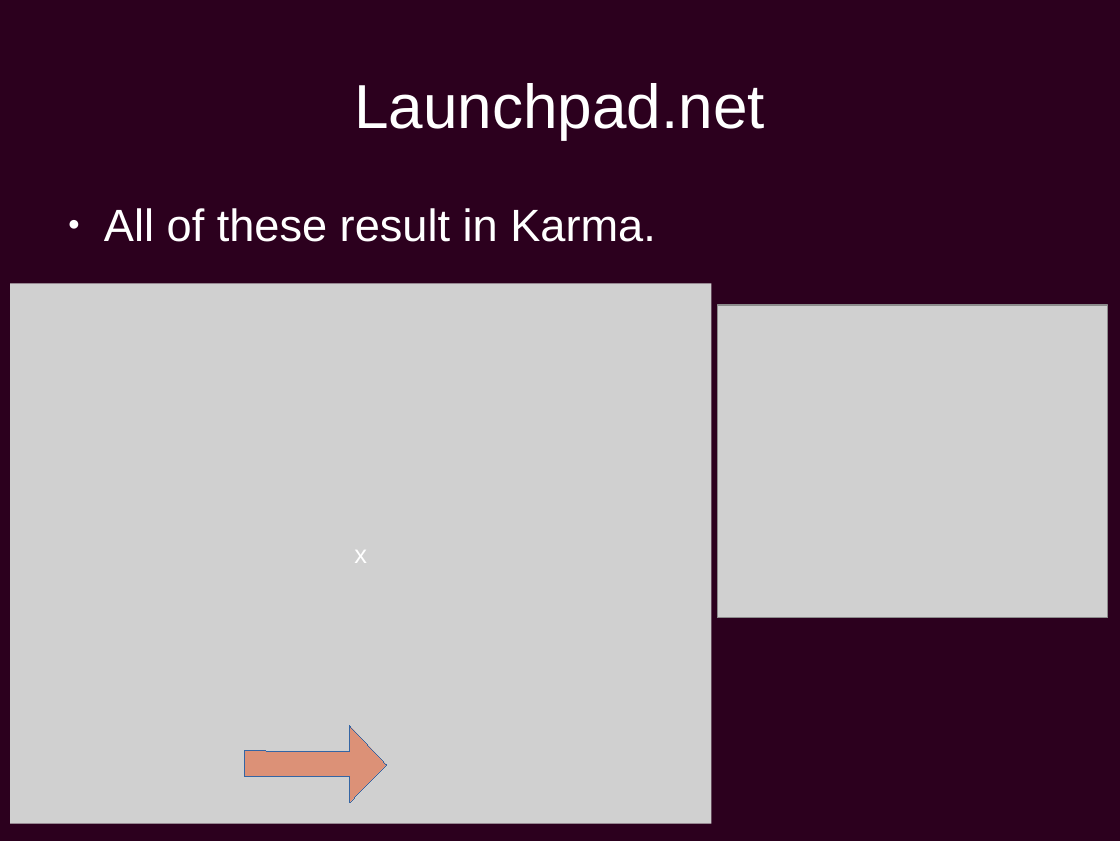
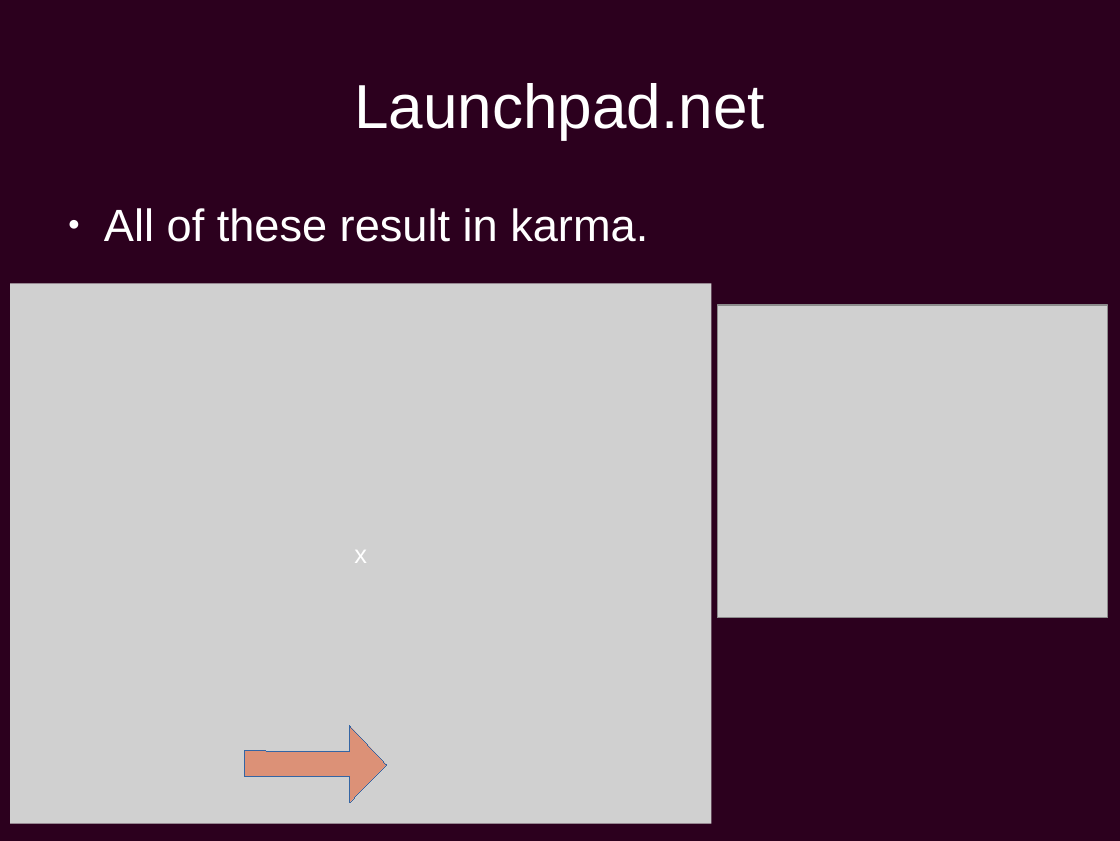
Before and after one commit to chiluk/presentations, a slide deck: slide 11 of Ubuntu Development.odp. Drawn at 1120x841 pixels with LibreOffice and Linux fonts; fonts in the diff are those of the drawing; grey boxes stand for pictures; background and template pictures are left out. Boxes give left, top, right and bottom in pixels: in the first picture for what was removed or moved away, otherwise in the second. Text is boxed around its words. In the diff, an @@ line names an element or a change of style, - is before the commit and + after.

```diff
--- a/Ubuntu Development.odp
+++ b/Ubuntu Development.odp
@@ text at bbox=[104, 208, 648, 242]: text changed @@
-● All of these result in Karma.
+● All of these result in karma.
```
Also in this commit, not shown: 20 other slides changed, 1 other file.
